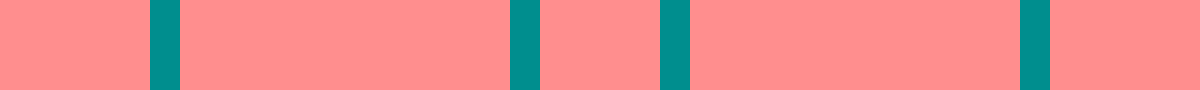
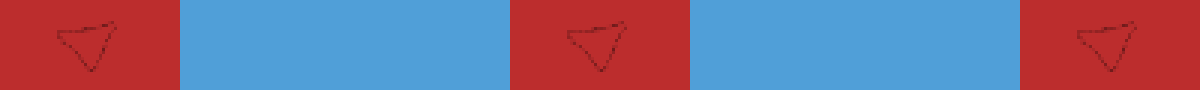
Revision of a layered w=1200, h=90 image; what changed, layer by layer:
added layer "Pasted Layer" above "Background" over <box>57,21,117,72</box>
painted on "Background" over <box>0,0,1200,90</box>
